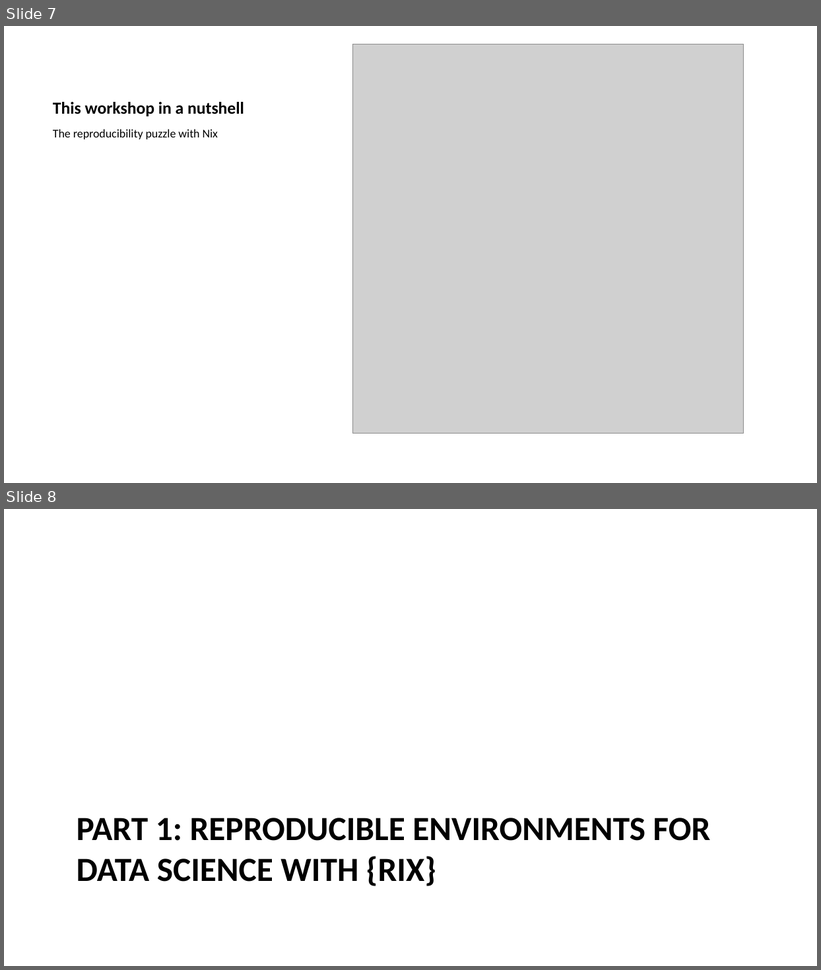
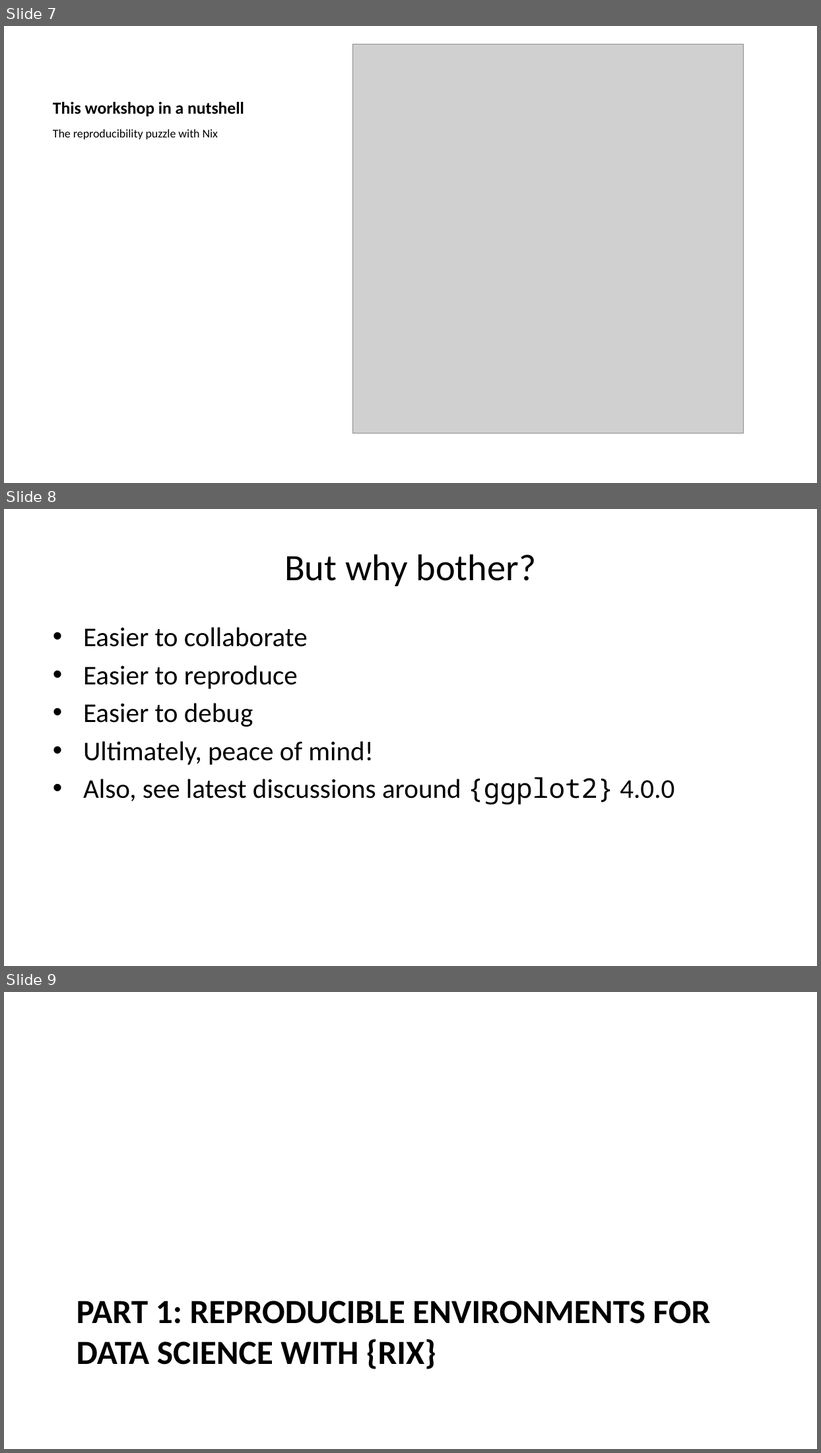
Before and after one commit to b-rodrigues/repro_ukraine, a slide deck: docs/index.pptx. Shown one above the other, each under a label of ours: slides 7 and 8 before the commit, slides 7, 8 and 9 after it. The pictures are 821x970 and 821x1453 pixels, drawn with LibreOffice and Linux fonts; fonts in the diff are those of the drawing; grey boxes stand for pictures. Boxes give left, top, right and bottom in pixels: in the first picture for what was removed or moved away, otherwise in the second. Text is boxed around its words. In the diff, an @@ line names an element or a change of style, - is before the commit and + after.

```diff
--- a/docs/index.pptx
+++ b/docs/index.pptx
@@ slide 8 added at [4, 509, 817, 966], background #FFFFFF @@
@@ title added at [284, 554, 536, 586], 33 pt, text #000000 @@
+But why bother?
@@ text added at [83, 627, 675, 805], 24 pt, text #000000 @@
+• Easier to collaborate
+• Easier to reproduce
+• Easier to debug
+• Ultimately, peace of mind!
+• Also, see latest discussions around {ggplot2} 4.0.0
@@ what was slide 8 is now slide 9 @@
```
Also in this commit, not shown: 9 other files.
